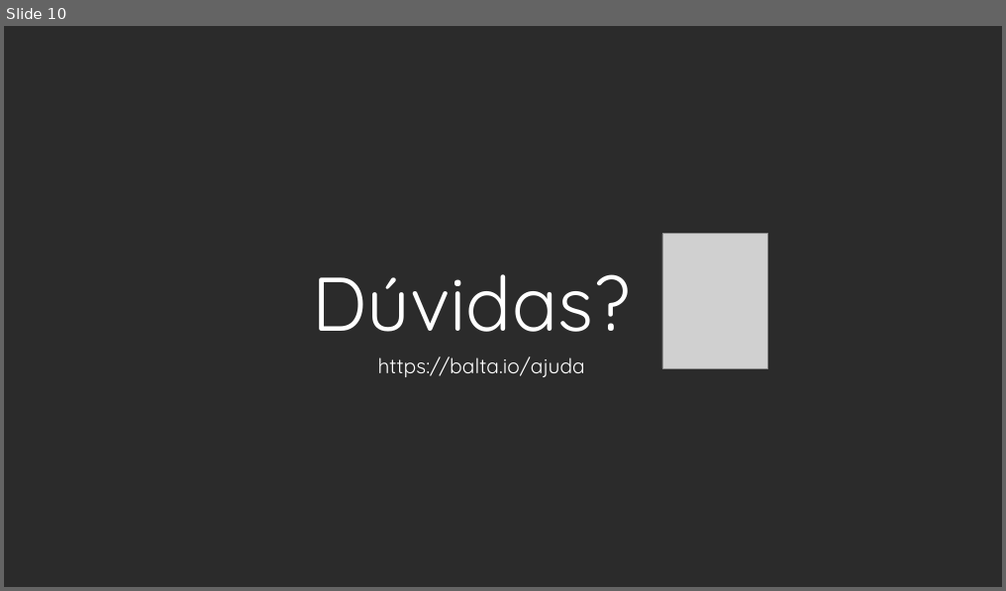
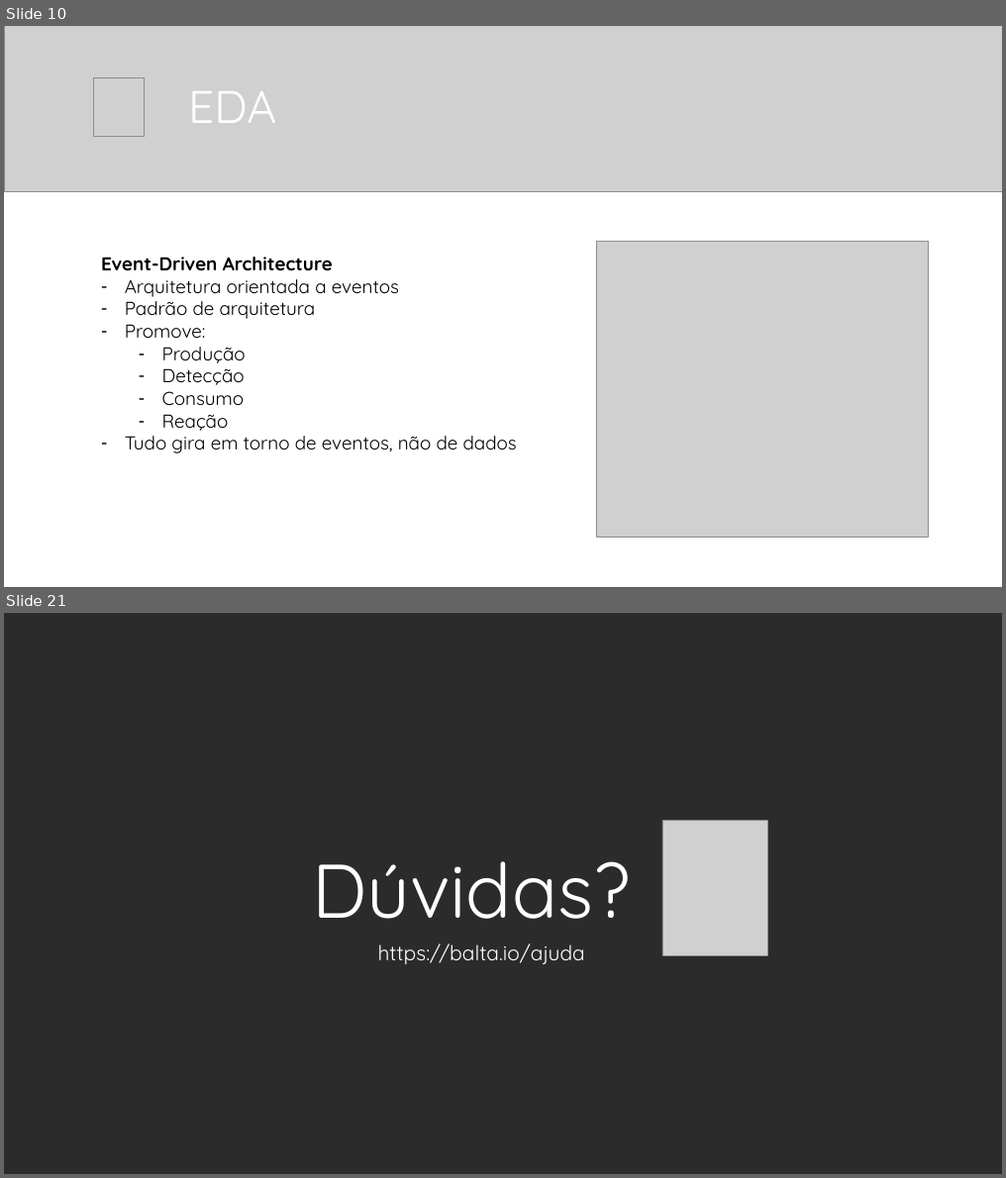
Before and after one commit to balta-io/2810, a slide deck: 2021-08-25_event-driven-architecture.pptx. Shown one above the other, each under a label of ours: slide 10 before the commit, slides 10 and 21 after it; the slides between them are not shown. The pictures are 1006x591 and 1006x1178 pixels, drawn with LibreOffice and Linux fonts; fonts in the diff are those of the drawing; grey boxes stand for pictures; background and template pictures are left out; a plain dark background stands for a picture behind light text. Boxes give left, top, right and bottom in pixels: in the first picture for what was removed or moved away, otherwise in the second. Text is boxed around its words. In the diff, an @@ line names an element or a change of style, - is before the commit and + after.

```diff
--- a/2021-08-25_event-driven-architecture.pptx
+++ b/2021-08-25_event-driven-architecture.pptx
@@ slide 10 added at <box>4,26,1002,587</box>, background #FFFFFF @@
@@ picture added at <box>4,26,1002,191</box> @@
@@ picture added at <box>94,78,144,136</box> @@
@@ title added at <box>188,91,276,123</box>, 44 pt, text #FFFFFF @@
+EDA
@@ text added at <box>101,257,517,454</box>, 18 pt, text #000000 @@
+Event-Driven Architecture
+– Arquitetura orientada a eventos
+– Padrão de arquitetura
+– Promove:
+  – Produção
+  – Detecção
+  – Consumo
+  – Reação
+– Tudo gira em torno de eventos, não de dados
@@ picture added at <box>596,242,928,537</box> @@
@@ what was slide 10 is now slide 21 @@
```
Also in this commit, not shown: 10 other slides added.
